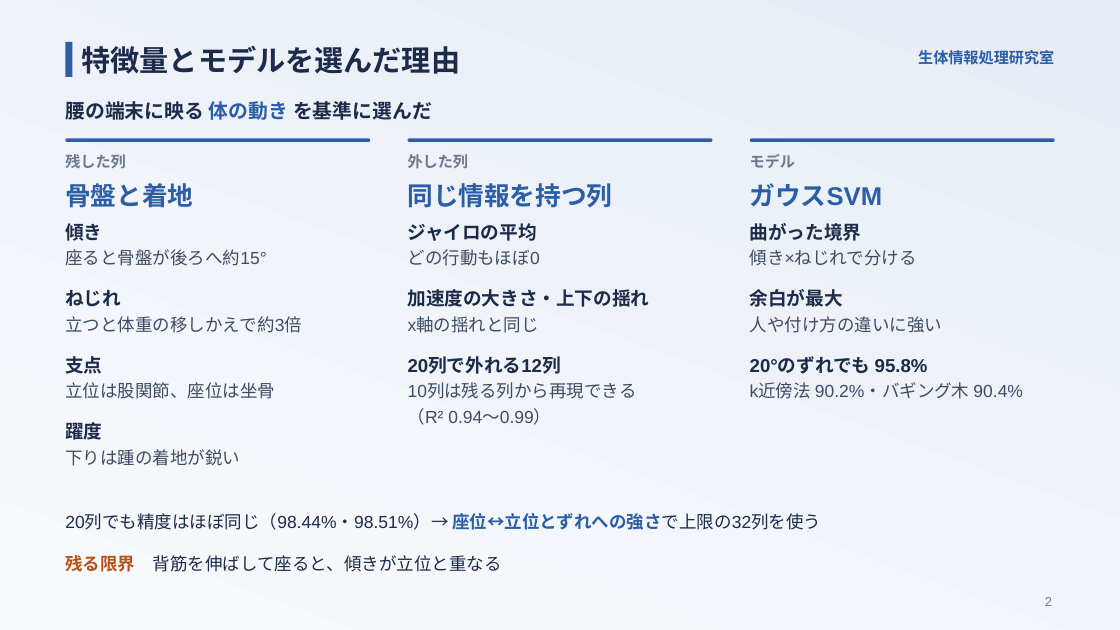
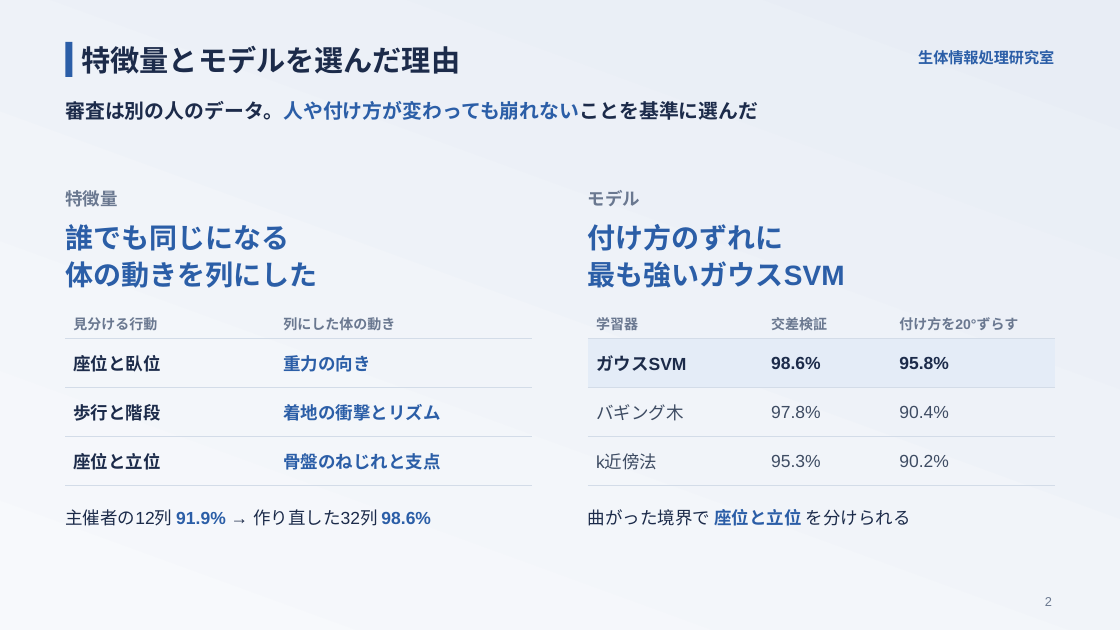
Before and after one commit to takuto-nohara/DataScienceContest, a slide deck: slide 2 of presentation/production_data_results.pptx. Drawn at 1120x630 pixels with LibreOffice and Linux fonts; fonts in the diff are those of the drawing. Boxes give left, top, right and bottom in pixels: in the first picture for what was removed or moved away, otherwise in the second. Text is boxed around its words. In the diff, an @@ line names an element or a change of style, - is before the commit and + after.

```diff
--- a/presentation/production_data_results.pptx
+++ b/presentation/production_data_results.pptx
@@ text at box(65, 101, 758, 120): text changed @@
-腰の端末に映る 体の動き を基準に選んだ
+審査は別の人のデータ。人や付け方が変わっても崩れないことを基準に選んだ
@@ rounded rectangle removed at box(66, 139, 371, 142) @@
@@ rounded rectangle removed at box(408, 139, 712, 142) @@
@@ rounded rectangle removed at box(750, 139, 1055, 142) @@
@@ text removed at box(408, 154, 469, 169) @@
-外した列
@@ text removed at box(65, 183, 193, 208) @@
-骨盤と着地
@@ text added at box(65, 190, 117, 207), 15 pt, text #6A7890, bold @@
+特徴量
@@ text removed at box(408, 183, 613, 208) @@
-同じ情報を持つ列
@@ text "モデル": place and size @@
-text "モデル" at box(750, 154, 795, 168)
+text "モデル" at box(588, 190, 640, 206)
@@ text "モデル" at box(588, 190, 640, 206): size 13 to 15 pt; line spacing 18.2pt to 21pt @@
@@ text removed at box(750, 183, 882, 207) @@
-ガウスSVM
@@ text at box(65, 224, 317, 288): text changed; size 13 to 24 pt; text colour #6A7890 to #2B5EA7 @@
-残した列
+誰でも同じになる
+体の動きを列にした
@@ text removed at box(65, 223, 266, 266) @@
-傾き
-座ると骨盤が後ろへ約15°
@@ text removed at box(408, 223, 540, 266) @@
-ジャイロの平均
-どの行動もほぼ0
@@ text added at box(588, 224, 845, 288), 24 pt, text #2B5EA7, bold @@
+付け方のずれに
+最も強いガウスSVM
@@ text removed at box(65, 290, 302, 333) @@
-ねじれ
-立つと体重の移しかえで約3倍
@@ text removed at box(408, 289, 650, 333) @@
-加速度の大きさ・上下の揺れ
-x軸の揺れと同じ
@@ text removed at box(750, 289, 942, 333) @@
-余白が最大
-人や付け方の違いに強い
@@ table added at box(66, 308, 533, 486), 4 rows, 2 columns @@
+見分ける行動 | 列にした体の動き
+座位と臥位 | 重力の向き
+歩行と階段 | 着地の衝撃とリズム
+座位と立位 | 骨盤のねじれと支点
@@ table added at box(588, 308, 1054, 486), 4 rows, 3 columns @@
+学習器 | 交差検証 | 付け方を20°ずらす
+ガウスSVM | 98.6% | 95.8%
+バギング木 | 97.8% | 90.4%
+k近傍法 | 95.3% | 90.2%
@@ text removed at box(65, 356, 275, 399) @@
-支点
-立位は股関節、座位は坐骨
@@ text removed at box(408, 357, 637, 425) @@
-20列で外れる12列
-10列は残る列から再現できる
-（R² 0.94〜0.99）
@@ text removed at box(750, 357, 1023, 399) @@
-20°のずれでも 95.8%
-k近傍法 90.2%・バギング木 90.4%
@@ text removed at box(65, 419, 240, 466) @@
-躍度
-下りは踵の着地が鋭い
@@ text added at box(65, 509, 431, 526), 15 pt, text #1C2B4A @@
+主催者の12列 91.9% → 作り直した32列 98.6%
@@ text at box(588, 509, 911, 526): text changed; text colour #3E4C63 to #1C2B4A @@
-曲がった境界
-傾き×ねじれで分ける
+曲がった境界で 座位と立位 を分けられる
@@ text removed at box(65, 513, 821, 530) @@
-20列でも精度はほぼ同じ（98.44%・98.51%）→ 座位↔立位とずれへの強さで上限の32列を使う
@@ text removed at box(65, 555, 502, 572) @@
-残る限界 背筋を伸ばして座ると、傾きが立位と重なる
```
Also in this commit, not shown: 1 other slide changed, 16 other files.
